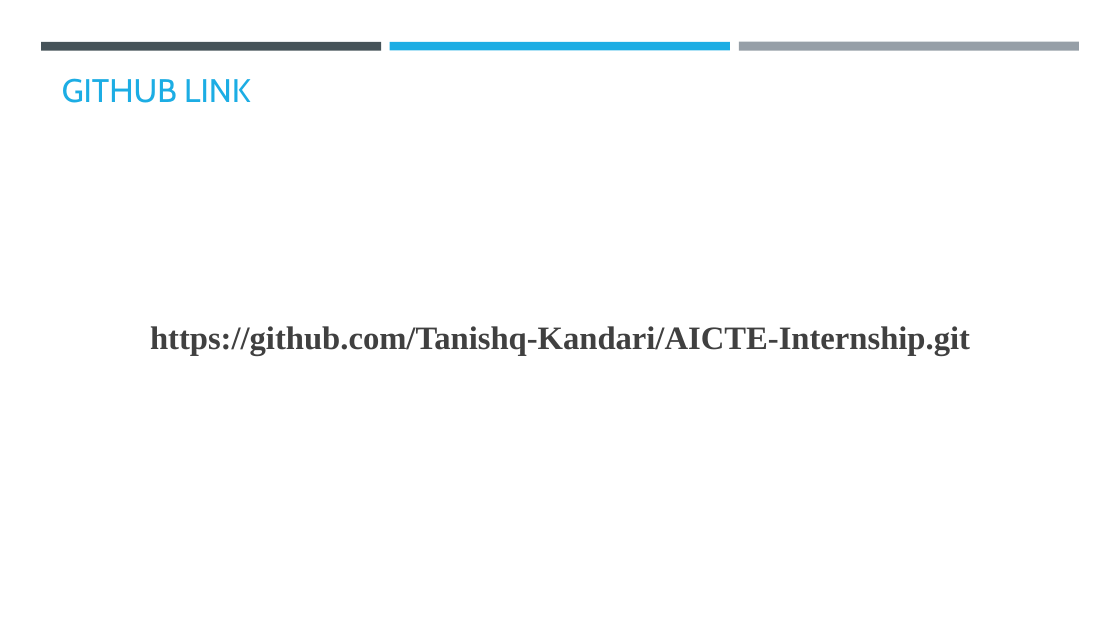
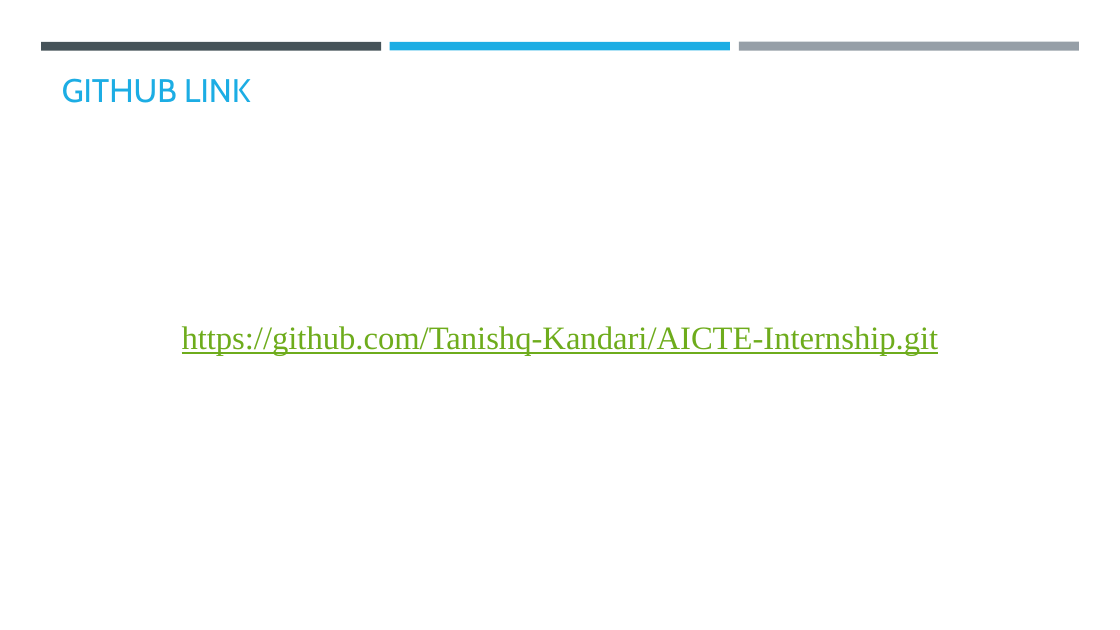
Before and after one commit to Tanishq-Kandari/AICTE-Internship, a slide deck: slide 10 of Presentation.pptx. Drawn at 1120x630 pixels with LibreOffice and Linux fonts; fonts in the diff are those of the drawing; background and template pictures are left out. Boxes give left, top, right and bottom in pixels: in the first picture for what was removed or moved away, otherwise in the second. Text is boxed around its words. In the diff, an @@ line names an element or a change of style, - is before the commit and + after.

Commit message:
AICTE

```diff
--- a/Presentation.pptx
+++ b/Presentation.pptx
@@ text "https://github.com/Tanishq-Kandari/AICTE-Internship.git" at [182,326,939,355]: text colour #404040 to #6EAC1C, bold off, underline on @@
```
